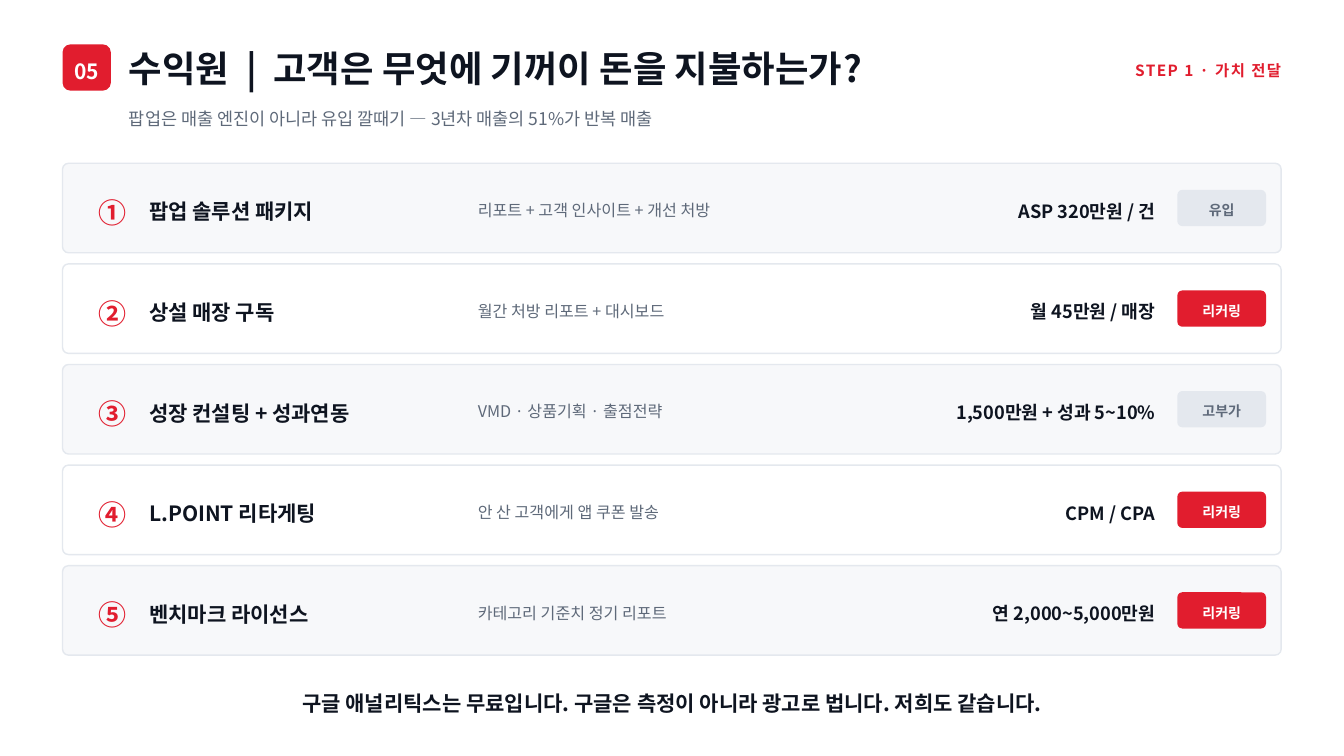
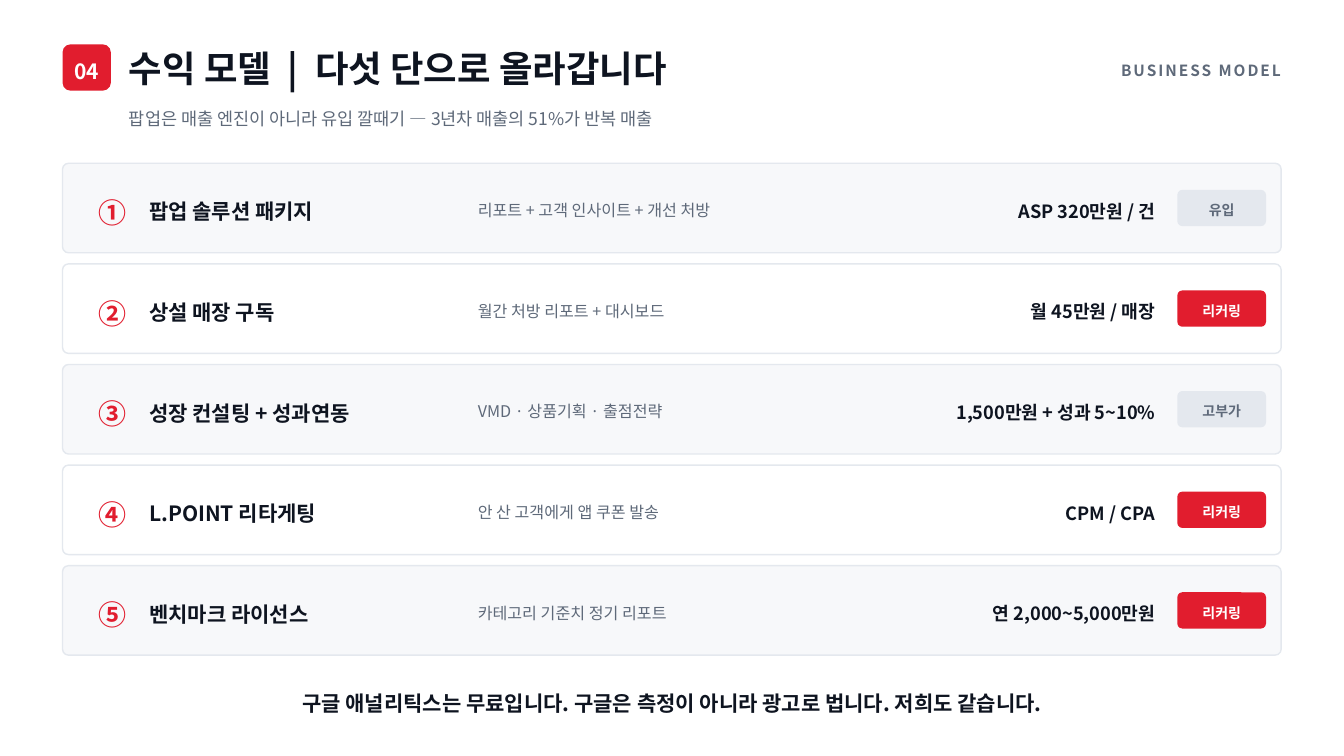
Before and after one commit to neti84-design/LMBA, a slide deck: slide 8 of LGA_롯데신사업_발표_맑은고딕.pptx (slide 10 before the commit). Drawn at 1344x756 pixels with LibreOffice and Linux fonts; fonts in the diff are those of the drawing. Boxes give left, top, right and bottom in pixels: in the first picture for what was removed or moved away, otherwise in the second. Text is boxed around its words. In the diff, an @@ line names an element or a change of style, - is before the commit and + after.

```diff
--- a/LGA_롯데신사업_발표_맑은고딕.pptx
+++ b/LGA_롯데신사업_발표_맑은고딕.pptx
@@ text at [129, 51, 666, 86]: text changed @@
-수익원 | 고객은 무엇에 기꺼이 돈을 지불하는가?
+수익 모델 | 다섯 단으로 올라갑니다
@@ text at [74, 63, 99, 80]: text changed @@
-05
+04
@@ text at [1121, 64, 1281, 76]: text changed; text colour #E11D2E to #5E6979 @@
-STEP 1 · 가치 전달
+BUSINESS MODEL
```
Also in this commit, not shown: 10 other slides changed, 7 slides added, 6 slides removed, 8 other files.
